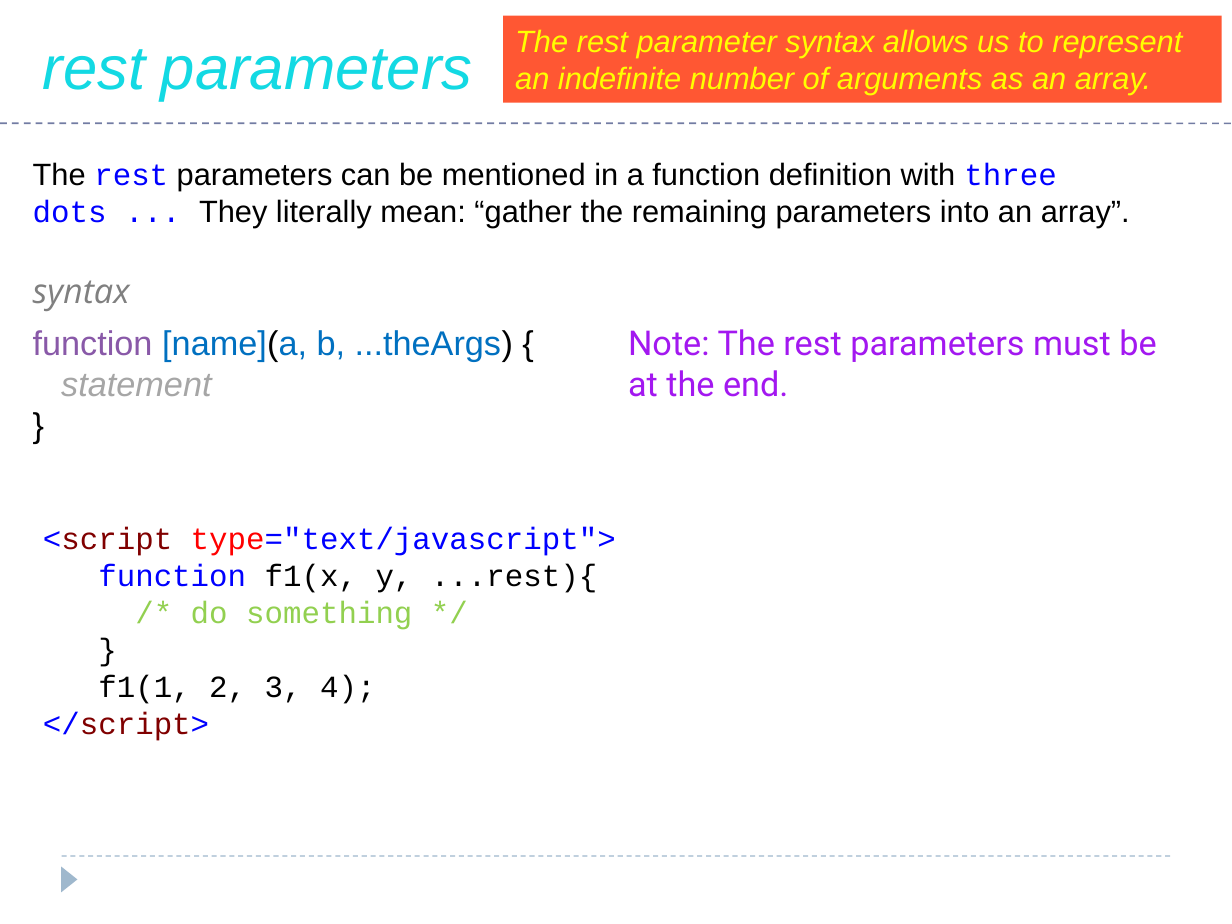
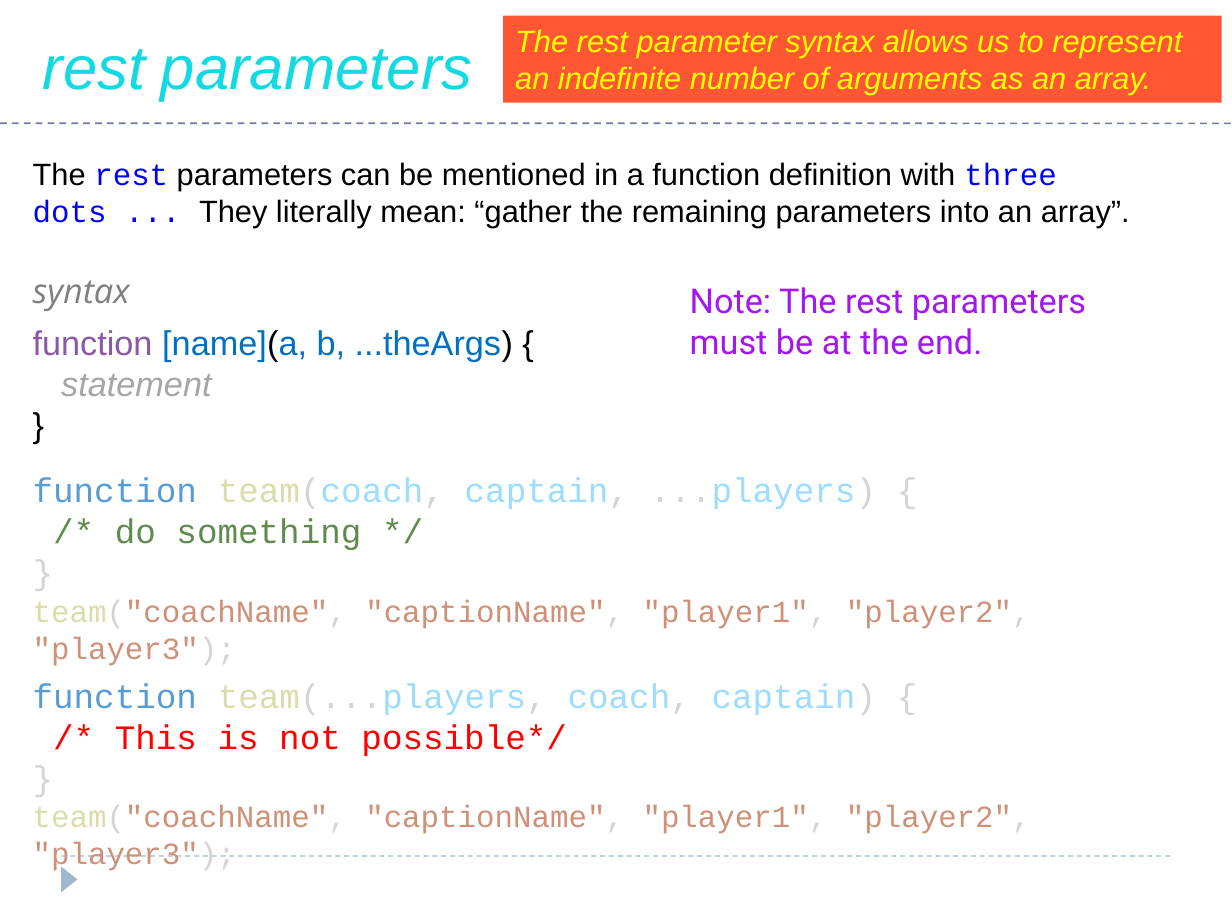
Before and after one commit to saleelgithub/PPTs, a slide deck: slide 179 of AWP PPT - JavaScript.pptx (slide 177 before the commit). Drawn at 1232x924 pixels with LibreOffice and Linux fonts; fonts in the diff are those of the drawing. Boxes give left, top, right and bottom in pixels: in the first picture for what was removed or moved away, otherwise in the second. Text is boxed around its words. In the diff, an @@ line names an element or a change of style, - is before the commit and + after.

```diff
--- a/AWP PPT - JavaScript.pptx
+++ b/AWP PPT - JavaScript.pptx
@@ text "Note: The rest parameters must ..." rewrapped from bbox=[628, 329, 1156, 397] to bbox=[690, 287, 1086, 355] @@
@@ text added at bbox=[33, 477, 1031, 629], 18 pt, text #CE9178 @@
+function team(coach, captain, ...players) {
+/* do something */
+}
+team("coachName", "captionName", "player1", "player2", "player3");
@@ text removed at bbox=[43, 527, 616, 741] @@
-<script type="text/javascript">
-function f1(x, y, ...rest){
-/* do something */
-}
-f1(1, 2, 3, 4);
-</script>
@@ text added at bbox=[33, 683, 1031, 834], 18 pt, text #CE9178 @@
+function team(...players, coach, captain) {
+/* This is not possible*/
+}
+team("coachName", "captionName", "player1", "player2", "player3");
```
Also in this commit, not shown: 66 other slides changed, 8 slides added.
